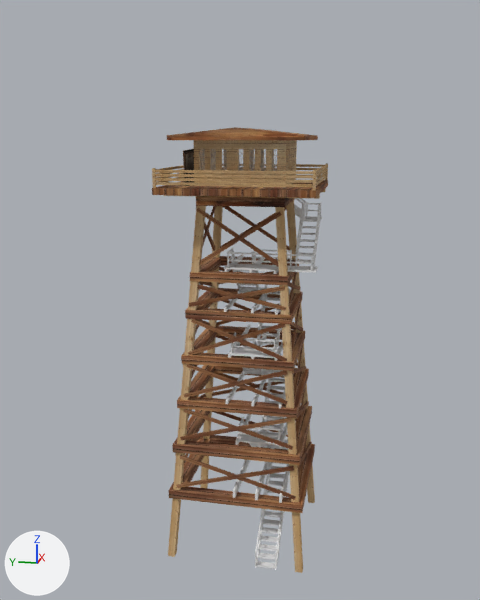
What one commit did to the Blender file assets/models/watch_tower/watch_tower.blend.
Rendered twice from a 50 mm lens placed at (-53.2, -10.0, 6.8), pointed at (-0.4, 0.5, -6.4). Every picture has the same lights, and +X, +Y and +Z are marked at lower left. The first picture is the older version.

In view in the first picture: 'Cross_Supports', 'Floor', 'Legs', 'Legs_Support', 'Roof', 'Square_Supports', 'Walls', 'beams', 'broken_door', 'corners', 'floor_support', 'glass', 'planks', 'railings', 'stairs'.
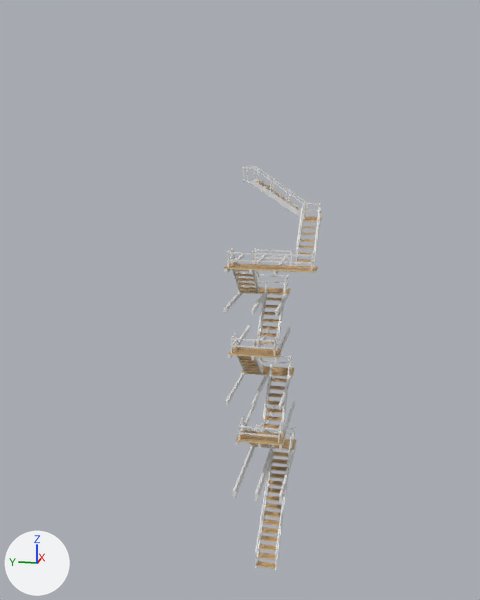
Diff of the bpy script that builds the scene:
```diff
--- a/assets/models/watch_tower/watch_tower.blend.py
+++ b/assets/models/watch_tower/watch_tower.blend.py
@@ img_stairs_uv_png @@
+img_stairs_uv_png = load_image('stairs_uv.png', 'texture/stairs/stairs/stairs_uv.png', 480, 480, 'sRGB')
@@ mat_stairs @@
+mat_stairs = principled_material('stairs')
+mat_stairs.texture = img_stairs_uv_png
+mat_stairs.roughness = 1.0
@@ me_stairs @@
 me_stairs.from_pydata(...)  # 560 vertices, 414 faces; spans x -0.9..11.2, y -3.1..4.1, z -0.4..29.6
+me_stairs.materials.append(mat_stairs)  # picture img_stairs_uv_png
@@ ob_walls @@
 ob_walls.location = (0.12, -0.13, 4.43)
+ob_walls.hide_set(True)  # its collection is switched off
@@ ob_roof @@
 ob_roof.location = (0.0, 0.0, 6.82)
+ob_roof.hide_set(True)  # its collection is switched off
@@ ob_glass @@
 ob_glass.scale = (0.138, 3.25, 1.0)
+ob_glass.hide_set(True)  # its collection is switched off
@@ ob_broken_door @@
 ob_broken_door.rotation_euler = (-0.118, 0.132, 2.571)  # degrees (-6.8, 7.6, 147)
+ob_broken_door.hide_set(True)  # its collection is switched off
@@ ob_floor @@
 ob_floor.location = (0.0, 0.0, 2.88)
+ob_floor.hide_set(True)  # its collection is switched off
@@ ob_floor_support @@
 _m = ob_floor_support.modifiers.new('Mirror', 'MIRROR')
 _m.mirror_object = ob_floor
+ob_floor_support.hide_set(True)  # its collection is switched off
@@ ob_planks @@
 ob_planks.location = (0.12, 0.14, 3.89)
+ob_planks.hide_set(True)  # its collection is switched off
@@ ob_corners @@
 ob_corners.location = (5.78, -5.81, 3.9)
+ob_corners.hide_set(True)  # its collection is switched off
@@ ob_legs @@
 _m = ob_legs.modifiers.new('Mirror', 'MIRROR')
 _m.mirror_object = ob_floor
+ob_legs.hide_set(True)  # its collection is switched off
@@ ob_legs_support @@
 ob_legs_support.location = (0.18, 0.19, 2.0)
+ob_legs_support.hide_set(True)  # its collection is switched off
@@ ob_square_supports @@
 ob_square_supports.location = (0.0, 3.42, -3.87)
+ob_square_supports.hide_set(True)  # its collection is switched off
@@ ob_cross_supports @@
 ob_cross_supports.rotation_euler = (0.0, -2.54, 0.0)  # degrees (0, -146, 0)
+ob_cross_supports.hide_set(True)  # its collection is switched off
```

Location of each change, (x1, y1, x2, y2) in pixels of the pictures (480 x 600 px):
'Square_Supports', hidden (brown): before (169, 256, 315, 513)
'Cross_Supports', hidden (brown): before (175, 206, 312, 500)
'Legs', hidden: before (168, 201, 315, 573)
'stairs', recoloured: (224, 207, 322, 569) in both
'Walls', hidden (brown): before (194, 140, 297, 187)
'planks', hidden (brown): before (155, 164, 327, 187)
'Floor', hidden (brown): before (152, 180, 328, 198)
'Roof', hidden (brown): before (167, 127, 318, 140)
'glass', hidden: before (199, 148, 296, 171)
'Legs_Support', hidden (brown): before (196, 196, 295, 207)
'broken_door', hidden: before (183, 149, 194, 186)
'corners', hidden: before (152, 163, 328, 191)
'floor_support', hidden: before (164, 188, 326, 199)
